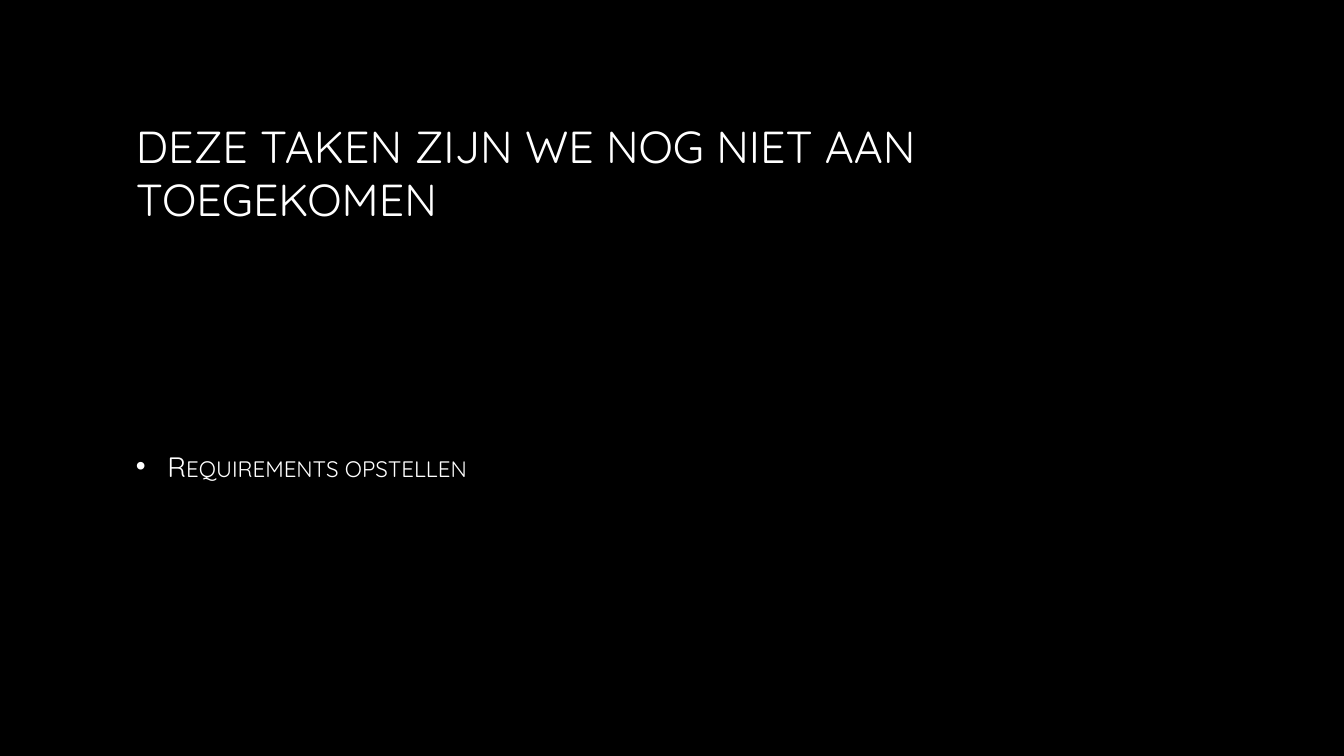
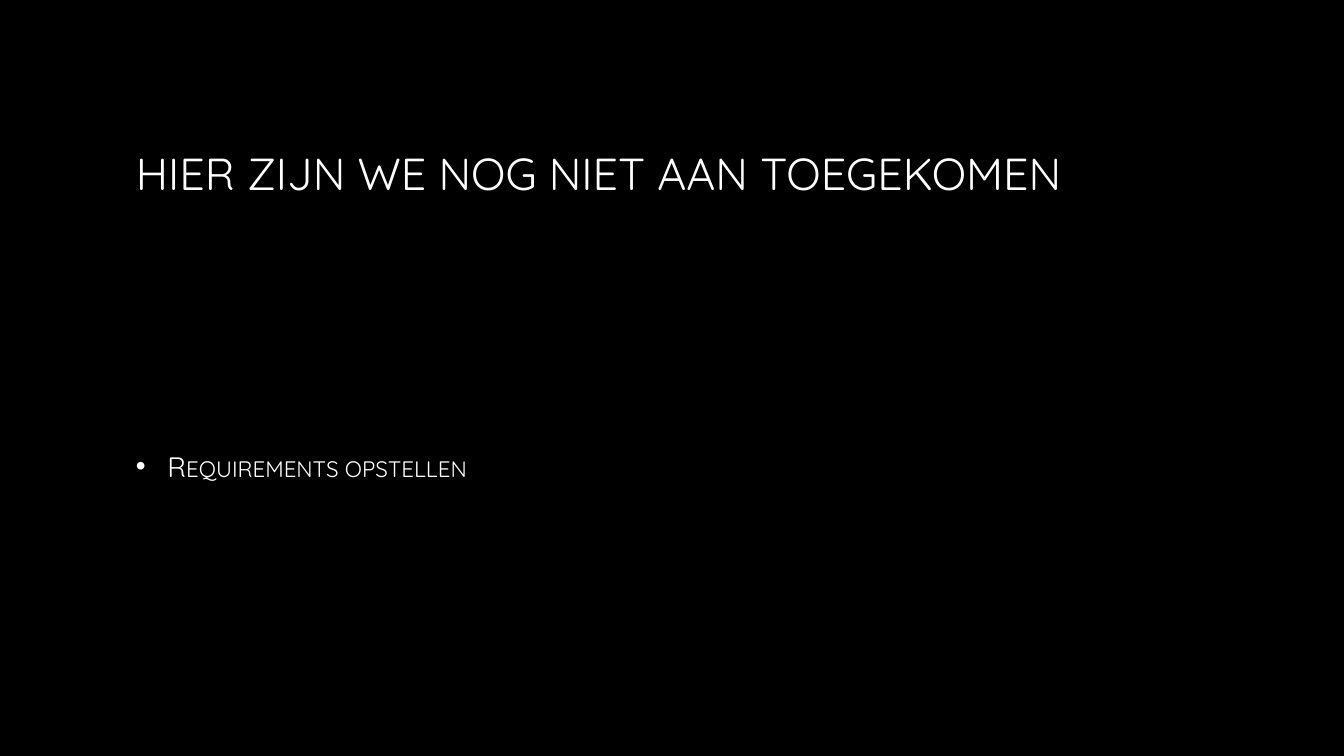
Before and after one commit to Matthijs-Hart/Project-5-6---Floating-Farm, a slide deck: slide 5 of Presentaties/Sprint 1.pptx. Drawn at 1344x756 pixels with LibreOffice and Linux fonts; fonts in the diff are those of the drawing; background and template pictures are left out. Boxes give left, top, right and bottom in pixels: in the first picture for what was removed or moved away, otherwise in the second. Text is boxed around its words. In the diff, an @@ line names an element or a change of style, - is before the commit and + after.

```diff
--- a/Presentaties/Sprint 1.pptx
+++ b/Presentaties/Sprint 1.pptx
@@ title at box(136, 158, 1061, 191): text changed @@
-DEZE TAKEN ZIJN WE NOG NIET AAN TOEGEKOMEN
+HIER ZIJN WE NOG NIET AAN TOEGEKOMEN
```
Also in this commit, not shown: 1 other file.
